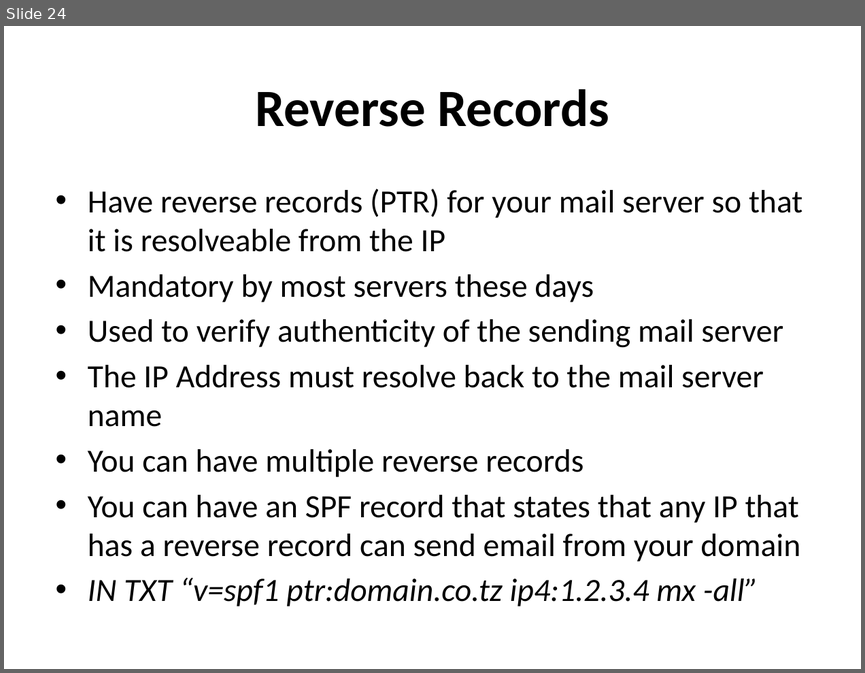
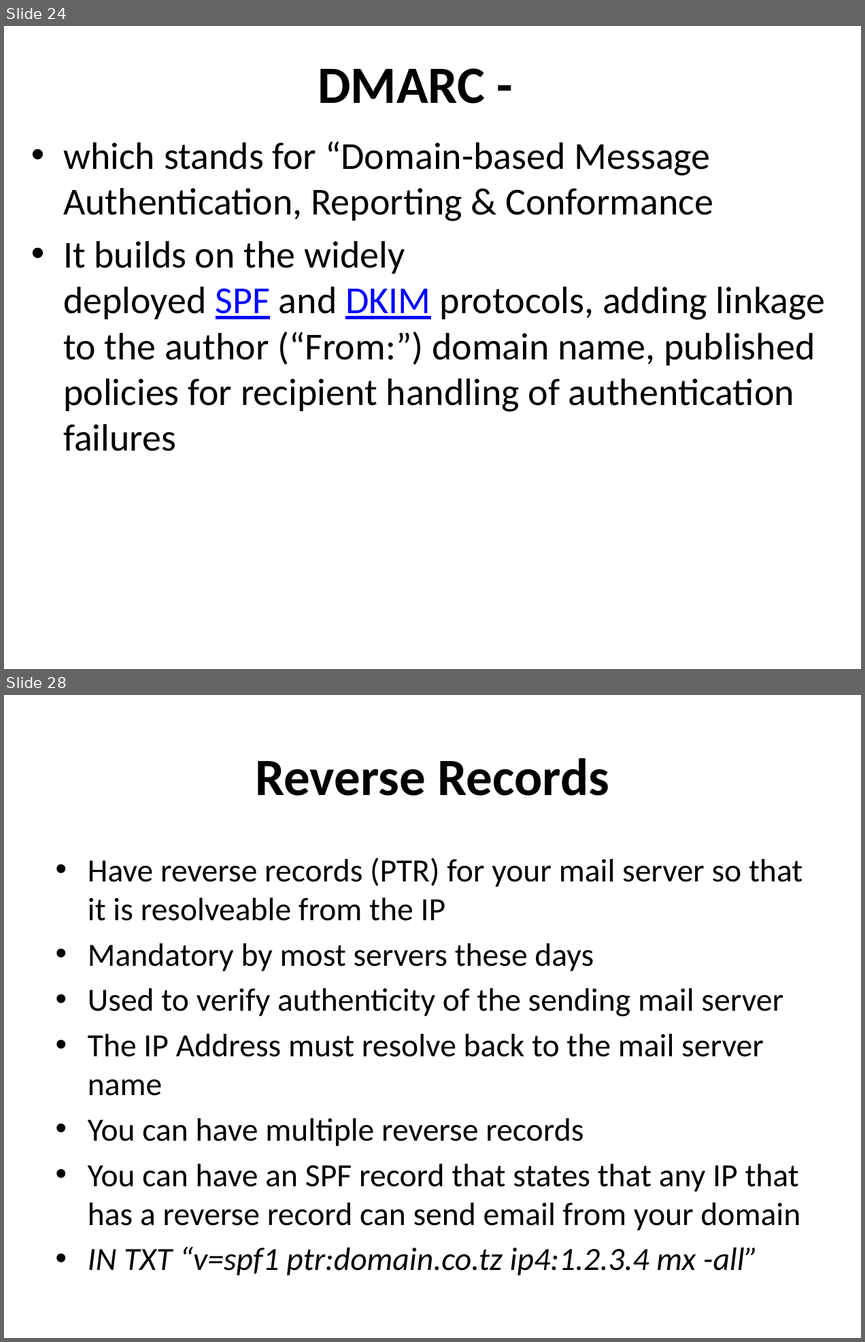
Before and after one commit to afnog/sse, a slide deck: postfix/postfix-mailgateway-debian.ppt. Shown one above the other, each under a label of ours: slide 24 before the commit, slides 24 and 28 after it; the slides between them are not shown. The pictures are 865x673 and 865x1342 pixels, drawn with LibreOffice and Linux fonts; fonts in the diff are those of the drawing. Boxes give left, top, right and bottom in pixels: in the first picture for what was removed or moved away, otherwise in the second. Text is boxed around its words. In the diff, an @@ line names an element or a change of style, - is before the commit and + after.

```diff
--- a/postfix/postfix-mailgateway-debian.ppt
+++ b/postfix/postfix-mailgateway-debian.ppt
@@ slide 24 added at bbox=[4, 26, 861, 669], background #FFFFFF @@
@@ title added at bbox=[317, 68, 485, 104], 44 pt, text #000000, bold @@
+DMARC -
@@ text added at bbox=[63, 141, 825, 451], 32 pt, text #000000 @@
+• which stands for “Domain-based Message Authentication, Reporting & Conformance
+• It builds on the widely deployed SPF and DKIM protocols, adding linkage to the author (“From:”) domain name, published policies for recipient handling of authentication failures
@@ what was slide 24 is now slide 28 @@
```
Also in this commit, not shown: 1 slide changed, 4 other slides added, 1 slide removed.
